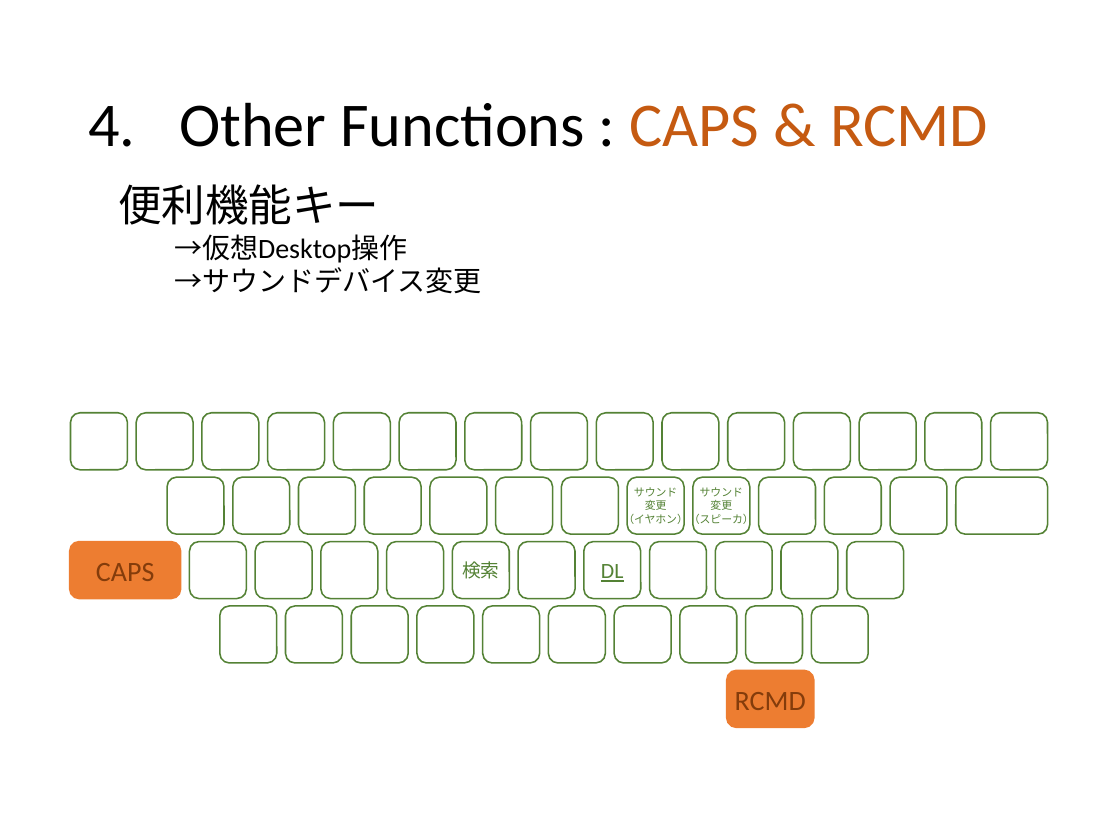
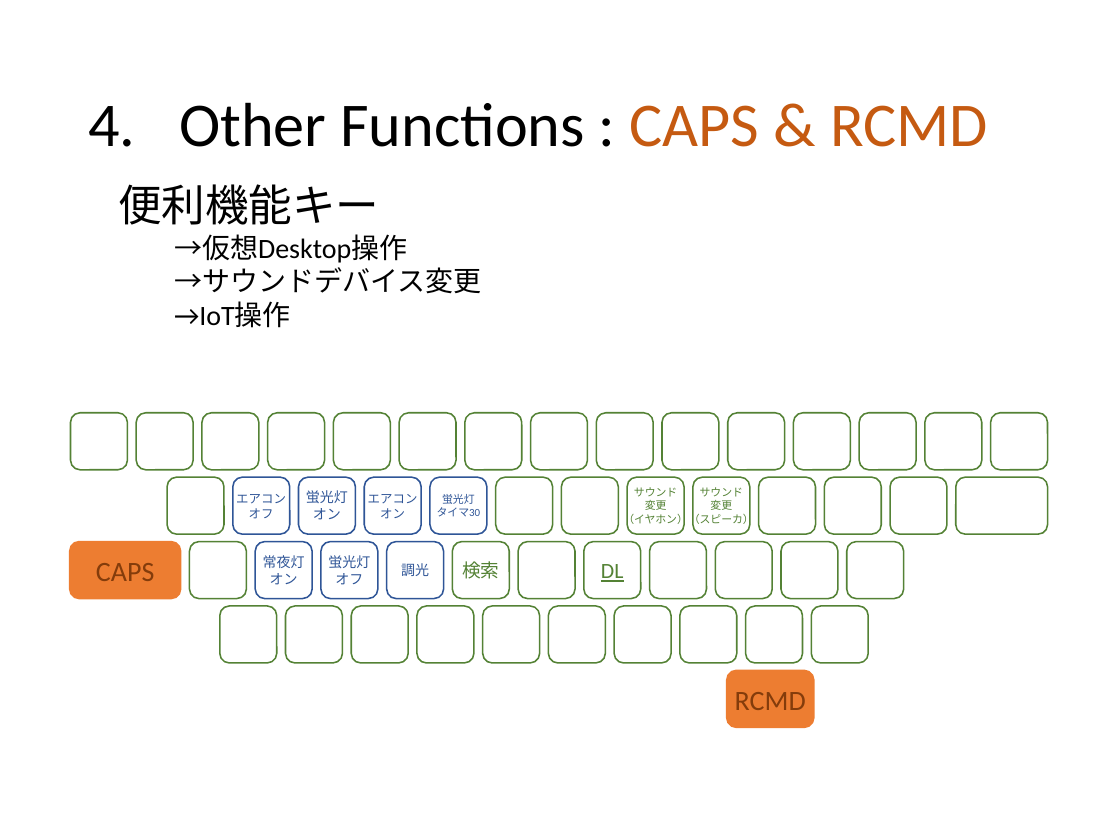
Before and after one commit to ittooo66/myAHK, a slide deck: slide 9 of MANUAL.pptx. Drawn at 1120x840 pixels with LibreOffice and Linux fonts; fonts in the diff are those of the drawing. Boxes give left, top, right and bottom in pixels: in the first picture for what was removed or moved away, otherwise in the second. Text is boxed around its words. In the diff, an @@ line names an element or a change of style, - is before the commit and + after.

```diff
--- a/MANUAL.pptx
+++ b/MANUAL.pptx
@@ text at (174, 302, 291, 328): paragraph added @@
+      →IoT操作
@@ text in rounded rectangle at (236, 494, 286, 519): text added @@
+エアコン
+オフ
@@ text in rounded rectangle at (306, 490, 348, 520): text added @@
+蛍光灯
+オン
@@ text in rounded rectangle at (368, 494, 418, 519): text added @@
+エアコン
+オン
@@ text in rounded rectangle at (437, 494, 480, 517): text added @@
+蛍光灯
+タイマ30
@@ text in rounded rectangle at (263, 555, 305, 585): text added @@
+常夜灯
+オン
@@ outline #548235 1 pt to #2F5597 1 pt in 7 elements at (233, 477, 290, 534), (299, 477, 356, 534), (364, 477, 421, 534), (430, 477, 487, 534), (255, 542, 312, 599), (386, 542, 444, 599), (321, 542, 379, 599) @@
@@ text in rounded rectangle at (328, 555, 370, 585): text added @@
+蛍光灯
+オフ
@@ text in rounded rectangle at (401, 563, 429, 576): text added @@
+調光
```
Also in this commit, not shown: 5 other slides changed, 6 slides added, 5 slides removed, 2 other files.
